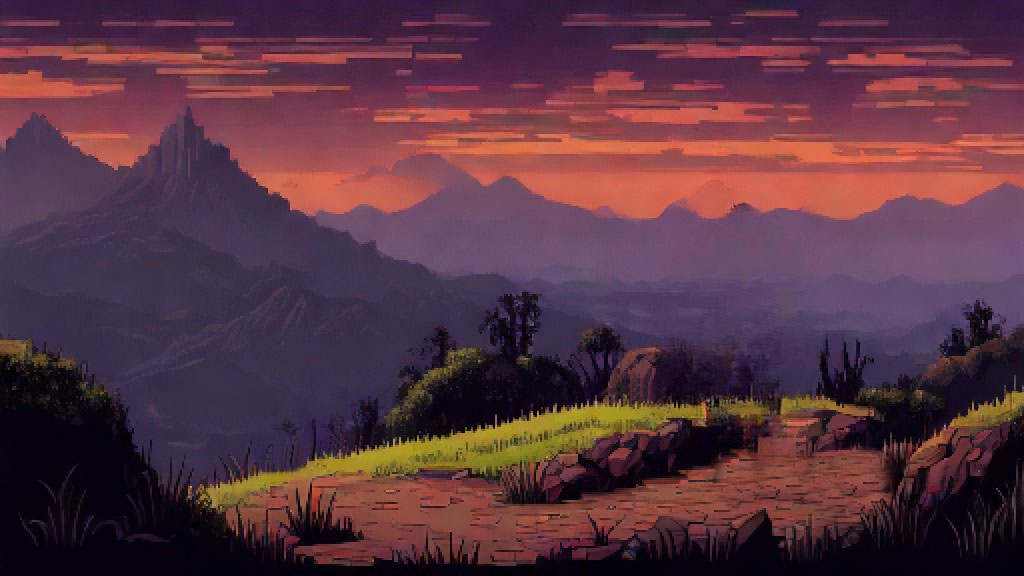
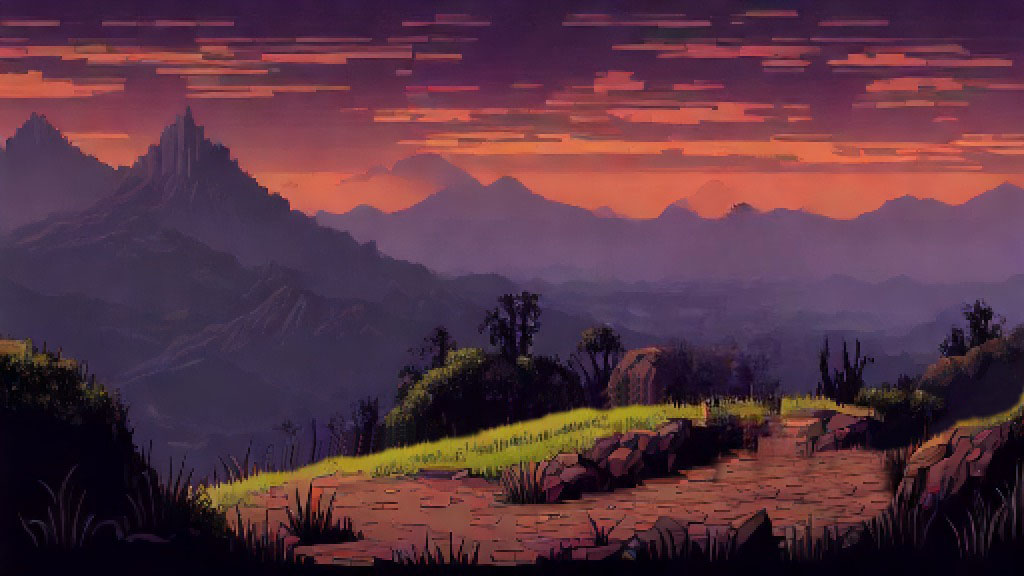
Two versions of the same layered image (1024x576). Layer-by-layer changes:
removed layer "Camada 4" over [919, 375, 1024, 449]
removed layer "Camada 3" over [860, 494, 920, 532]
removed layer "Camada 2" over [882, 432, 920, 494]
removed layer "Camada 1" over [302, 393, 671, 471]
removed layer "Plano de Fundo" over [302, 375, 1024, 532]
